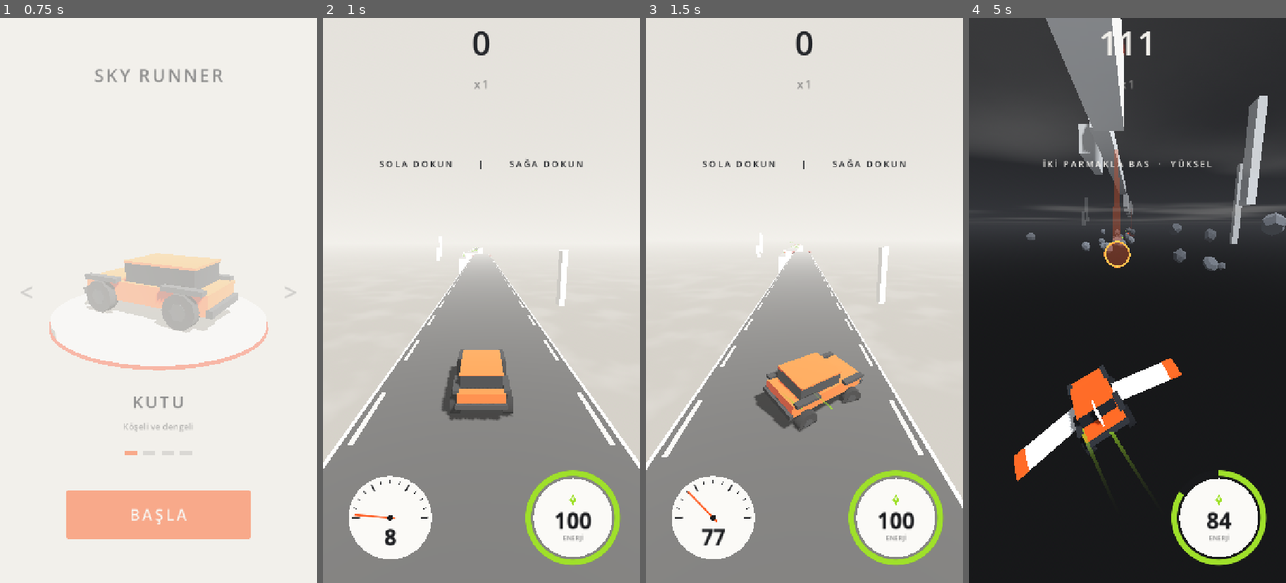
Above: before the commit, frames 1-4 (left to right).
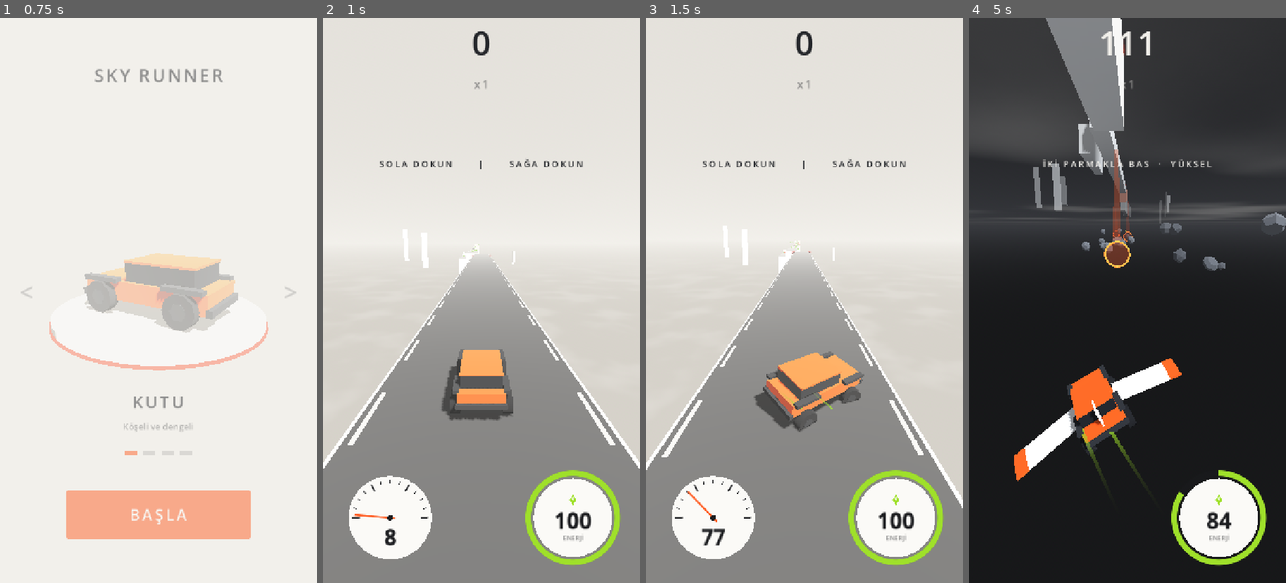
Above: after the commit, the same moments.

Repository: basarbellisan/Runny
Game: Godot game, scene res://scenes/menu.tscn
The game is run twice, just before and just after one commit, with the same random seed, the same clock (stepped at 60 frames per second) and the same inputs.
Inputs (mouse positions are in pixels of both pictures, inside the frame that each line leads up to):
- Up to frame 1 (0.75 s): click "BAŞLA" at 0.5 s
- Up to frame 2 (1 s): no input
- Up to frame 3 (1.5 s): tap Enter at 1.25, 1.35 s; move the mouse to (874, 272) at 1.27 s; hold D from 1.28 s (still down); click (874, 272) at 1.42 s
- Up to frame 4 (5 s): tap Space at 1.52, 4.52 s; release D at 2 s; drag from (1064, 328) to (1111, 413) at 2.02 s; move the mouse to (1159, 176) at 2.77 s; hold D 2.78-3.5 s; tap Enter at 2.85, 4.35 s; drag from (1111, 413) to (1032, 215) at 3.52 s; move the mouse to (1222, 385) at 4.27 s; hold A from 4.28 s (still down)

Frame 1 is identical in both runs. In frame 2, 0.4% of the frame differs, in the area x 25-78%, y 40-51%; in frame 3, 0.4%; in frame 4, 2.2%, in the area x 18-95%, y 13-40%.

Commit message:
Fewer empty straights: keep adding obstacles until the road is filled
- event planner keeps adding (gravel-free) events while >1 s of road is left
- 'nefes' roads get one event; short pattern roads and fork merge get events
- network gaps always filled; runway clear zone ~1.1 s (was ~1.6 s)
- more room after narrowing/shift events; gravel fields only on 6.5 m+ roads
- islands: bump (kama) at ~40% of island ends
- autopilot: hold centre on gravel near the edge

Co-Authored-By: Claude Opus 5.5 <noreply@anthropic.com>
Claude-Session: https://claude.ai/code/session_016S88RPn945sNcGg6oLe6PH

Diff:
--- a/scripts/autopilot.gd
+++ b/scripts/autopilot.gd
@@ -107,6 +107,9 @@
 		var dodge := _dodge(current, pos)
 		if not is_nan(dodge):
 			return Vector2(_steer_to(dodge, pos), 0.0)
+		# Çakıl arabayı savurur: kenara yakınsa ortaya doğru tut
+		if car.on_gravel and absf(pos.x - current.x) > current.width * 0.5 - car.model.half_width - 1.2:
+			return Vector2(_steer_to(current.x, pos), 0.0)
 		# Roket: yolun sonuna ~0.6 sn kala (pist ışıklarında) hizalıysak gaza bas
 		var time_to_edge := (pos.z - current.road_end_z()) / maxf(car.forward_speed, 1.0)
 		# Enerji için: önümüzdeki, yolun üstündeki en yakın kristale doğru (pistte değilsek)
--- a/scripts/road_generator.gd
+++ b/scripts/road_generator.gd
@@ -94,7 +94,7 @@
 
 ## Düz yolların ritmi: her ruh hâlinin süresi (sn, o anki hızla; min, max)
 ## (iniş ve pist ışıkları bölgesinin dışında kalan, olayların dizildiği kısım)
-const MOOD_SECONDS := {"nefes": Vector2(0.0, 0.5), "orta": Vector2(1.0, 2.0), "yoğun": Vector2(1.8, 3.2)}
+const MOOD_SECONDS := {"nefes": Vector2(0.6, 1.0), "orta": Vector2(1.0, 2.0), "yoğun": Vector2(1.8, 3.2)}
 
 ## Ana seviye ve alçak seviye (yol üstü yüksekliği)
 const MAIN_LEVEL := 0.0
@@ -691,6 +691,9 @@
 		_fill_events(seg, v, z_start - _clear_start(v, land_far), seg.z_end + _clear_end(v), "orta")
 	elif (mood == "" or seg == first) and _rng.randf() < side_road_chance:
 		_add_side_road(seg)
+	elif mood == "" and not banked and travelled > obstacles_from:
+		# Kalıbın içindeki kısa düz yol (rampa yolu, basamak...) da boş kalmasın
+		_fill_events(seg, v, z_start - _clear_start(v, land_far), seg.z_end + _clear_end(v), "orta", -1, true)
 	_road_crystals(first, v, travelled)
 	_add_decor(first)
 	return seg
@@ -822,6 +825,11 @@
 		m_len = maxf(m_len, far + v * 1.2)
 	var merge := _add_segment((x_l + x_h) * 0.5, m_top, m_top, m_w,
 		m_start, m_start - m_len, true)
+	# Geniş birleşme yolu da engelli: en uzak inişten sonra, pistten önce
+	var m_far := 0.0
+	for e in [[end_h, g_h], [end_l, g_l]]:
+		m_far = maxf(m_far, car_len + v_full * _flight_time(m_top - e[0].end, car.launch_velocity) - e[1])
+	_fill_events(merge, v, m_start - _clear_start(v, m_far), merge.z_end + _clear_end(v), "orta", -1, true)
 	_add_decor(merge)
 	stats.forks = fork_id
 	return merge
@@ -1010,7 +1018,8 @@
 
 ## Yolun sonunda boş kalacak uzunluk: pist ışıkları ve gaz öncesi hizalanma
 func _clear_end(v: float) -> float:
-	return clampf(v * lights_time, 18.0, 70.0) + v * 0.5
+	# Son engelden sonra ~0.45 sn tepki + pist ışıklarının ilk yarısında hizalanıp gaz
+	return clampf(v * lights_time * 0.6, 14.0, 45.0) + v * 0.45
 
 
 ## Tam roketle bu boşluğu atlayan arabanın yeni yolun başından ne kadar ileride ineceği
@@ -1058,7 +1067,7 @@
 ##  tümsek      – küçük tümsek: tepede hafifçe havalanırsın
 const EVENTS := {
 	"tek_blok": [1.0, 4.6, false], "iki_blok": [0.8, 5.0, false], "kapı": [0.7, 6.4, false],
-	"zikzak": [0.5, 5.5, false], "çakıl_şerit": [0.55, 6.0, false], "çakıl_tarla": [0.35, 0.0, false],
+	"zikzak": [0.5, 5.5, false], "çakıl_şerit": [0.55, 6.0, false], "çakıl_tarla": [0.35, 6.5, false],
 	"çakıl_yan": [0.55, 5.0, false], "blok_çakıl": [0.4, 7.0, false],
 	"daralma": [0.6, 5.6, true], "yarık": [0.55, 5.6, true], "kayma": [0.75, 4.8, true],
 	"genişleme": [0.3, 0.0, true], "tümsek": [1.1, 0.0, true],
@@ -1073,7 +1082,7 @@
 ## Şu anki (mesafeyle büyümüş) aksiyon çarpanı
 var _act := 2.0
 ## Ruh hâline göre bir yoldaki olay sayısı (en az, en çok)
-const MOOD_EVENTS := {"nefes": Vector2i(0, 1), "orta": Vector2i(2, 3), "yoğun": Vector2i(3, 6)}
+const MOOD_EVENTS := {"nefes": Vector2i(1, 1), "orta": Vector2i(2, 3), "yoğun": Vector2i(3, 6)}
 
 
 ## Sıradaki düz yolun ruh hâli. İki nefes üst üste gelmez, yoğun en fazla iki kez.
@@ -1099,12 +1108,14 @@
 
 ## Olay seç: genişliği yetenler arasından ağırlıkla; son olay hiç gelmez,
 ## son birkaç olayın şansı düşer. Uygun yoksa "".
-func _pick_event(w: float, shapes_ok: bool) -> String:
+func _pick_event(w: float, shapes_ok: bool, no_gravel := false) -> String:
 	var total := 0.0
 	var weights := {}
 	for kind: String in EVENTS:
 		var e: Array = EVENTS[kind]
 		if w < e[1] or (e[2] and not shapes_ok) or (kind == "genişleme" and w > 7.5):
+			continue
+		if no_gravel and kind.contains("çakıl"):
 			continue
 		var wt: float = e[0]
 		if not _recent_events.is_empty() and _recent_events[-1] == kind:
@@ -1174,15 +1185,17 @@
 
 ## z_from'dan z_to'ya (ileriye) dizilecek olaylar; ruh hâline göre sayı ve aralık
 func _plan_events(z_from: float, z_to: float, w: float, v: float, mood: String, shapes_ok: bool,
-		n_max := -1) -> Array[Dictionary]:
+		n_max := -1, no_gravel := false) -> Array[Dictionary]:
 	var out: Array[Dictionary] = []
 	if n_max < 0:
 		n_max = _rng.randi_range(roundi(MOOD_EVENTS[mood].x * _act), roundi(MOOD_EVENTS[mood].y * _act))
 	var z := z_from - v * _rng.randf_range(0.0, 0.4)
 	var tries := 0
-	while out.size() < n_max and tries < n_max + 4:
+	# Sayı dolsa da yolun kalanı ~1 sn'den uzunsa olay eklemeye devam (uzun boş düzlük olmasın)
+	while (out.size() < n_max or z - z_to > v * 1.0) and tries < n_max + 12:
 		tries += 1
-		var kind := _pick_event(w, shapes_ok)
+		# Boş kalan yeri dolduran fazladan olaylar çakılsız (çakıl kenardan atabilir)
+		var kind := _pick_event(w, shapes_ok, no_gravel or out.size() >= n_max)
 		if kind == "":
 			break
 		var e := _make_event(kind, w, v)
@@ -1201,7 +1214,10 @@
 			# İnişten sonra toparlanma (sarsıntı): bir sonraki olaya biraz vakit
 			gap = maxf(gap, v * 0.75)
 		elif kind == "kayma":
-			gap = maxf(gap, v * 0.55)
+			gap = maxf(gap, v * 0.7)
+		elif kind in ["daralma", "yarık", "genişleme"]:
+			# Dar/geniş bölümden çıkınca bir sonraki sıranın geçidine kaymaya vakit
+			gap = maxf(gap, v * 0.8)
 		z -= e.len + gap
 	return out
 
@@ -1287,8 +1303,9 @@
 
 
 ## Boş bir yol aralığını (ağın parçaları arası, yan yollar) engel olaylarıyla doldurur
-func _fill_events(s: Segment, v: float, z_from: float, z_to: float, mood: String, n_max := -1) -> void:
-	for e in _plan_events(z_from, z_to, s.width, v, mood, false, n_max):
+func _fill_events(s: Segment, v: float, z_from: float, z_to: float, mood: String, n_max := -1,
+		no_gravel := false) -> void:
+	for e in _plan_events(z_from, z_to, s.width, v, mood, false, n_max, no_gravel):
 		_place_event(s, e, v)
 		s.events_log.append(e.kind)
 	_validate_rows(s, v)
@@ -1855,7 +1872,7 @@
 				"ada_eğik":
 					end = "eğik"
 				_:
-					if _rng.randf() < 0.18:
+					if _rng.randf() < 0.4:
 						end = "kama"
 		# Kalkışta dikey hız
 		var slope := rise / maxf(L, 1.0)
@@ -1995,7 +2012,7 @@
 func _add_network(s: Segment, v: float, land_far: float, travelled: float) -> void:
 	var dens := clampf((travelled - network_from) / maxf(network_full_at - network_from, 1.0), 0.0, 1.0)
 	var z0 := s.z_start - _clear_start(v, land_far)
-	var z_last := s.z_end + clampf(v * lights_time, 18.0, 70.0) + v * 1.1
+	var z_last := s.z_end + _clear_end(v)
 	# Ana yolda boş kalması gereken aralıklar (rampaya yaklaşma, uçuş, iniş): (yakın z, uzak z)
 	var busy: Array[Vector2] = []
 	var cursor := z0
@@ -2053,11 +2070,10 @@
 	# Boş kalan ana yol aralıkları blok ve çakılla dolar
 	busy.sort_custom(func(a: Vector2, b: Vector2) -> bool: return a.x > b.x)
 	var z := z0
-	var fill := lerpf(0.65, 0.95, dens) * _act
 	var stops := busy.duplicate()
 	stops.append(Vector2(z_last, z_last))
 	for b: Vector2 in stops:
-		if z - b.x > v * 0.8 and _rng.randf() < fill:
+		if z - b.x > v * 0.5:
 			_fill_events(s, v, z, b.x, "yoğun" if _rng.randf() < dens else "orta")
 		z = minf(z, b.y)
 
Not shown, changed: README.md
